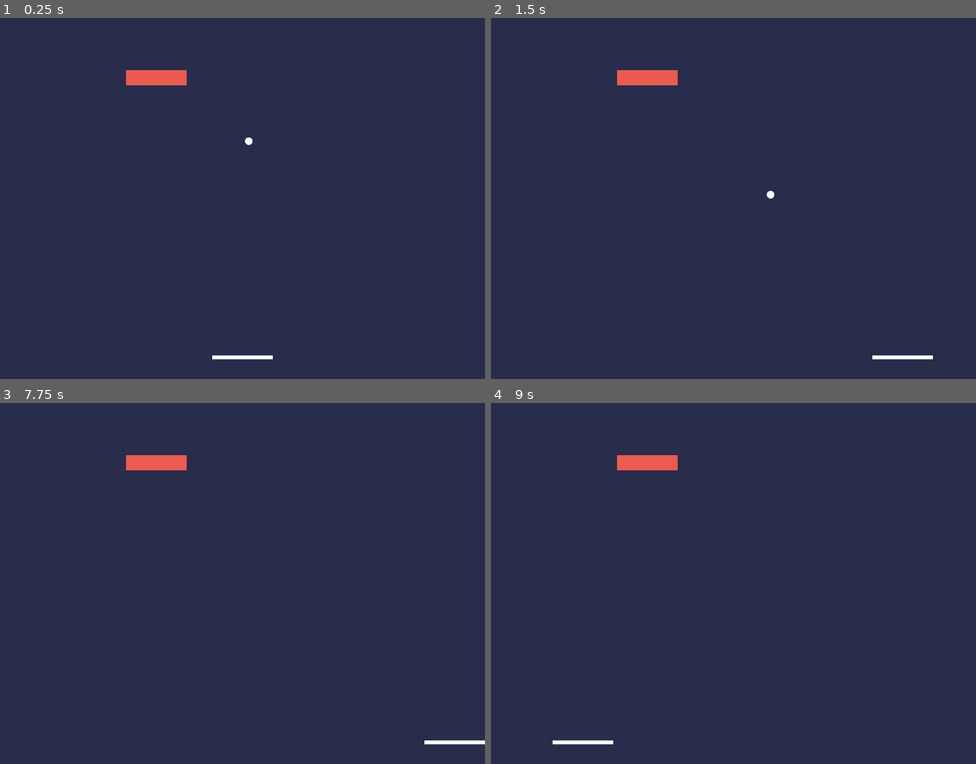
Above: before the commit, frames 1-4 (two rows, left to right).
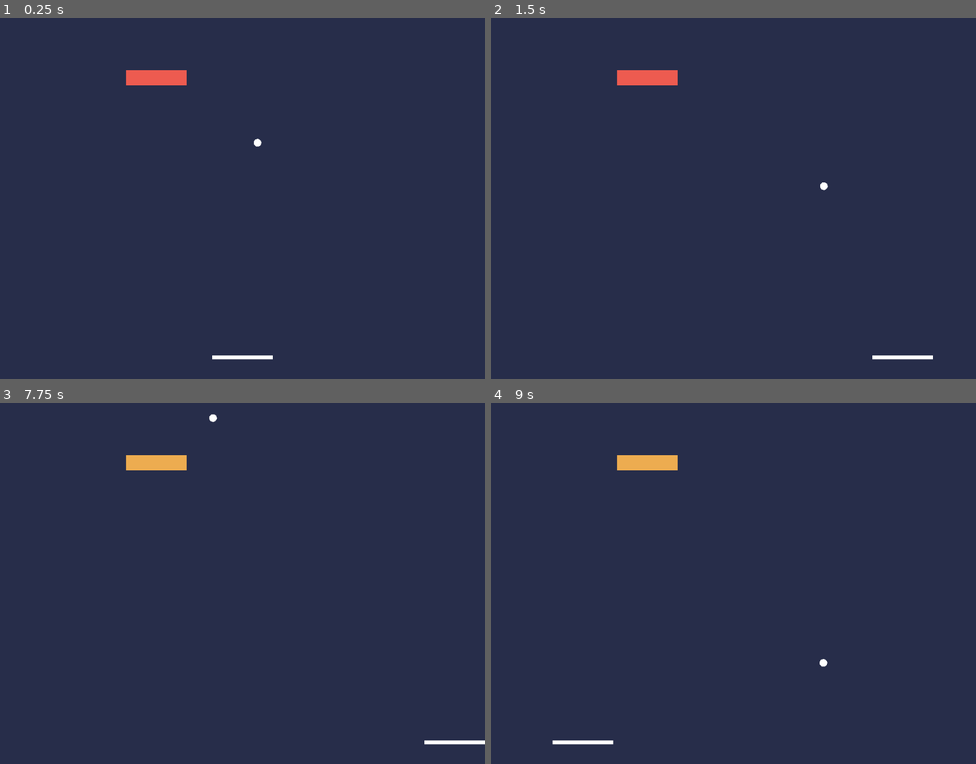
Above: after the commit, the same moments.

Repository: nbetts/MyBreakout
Game: Godot game, scene res://Game.tscn
The game is run twice, just before and just after one commit, with the same random seed, the same clock (stepped at 60 frames per second) and the same inputs.
Inputs:
- Up to frame 1 (0.25 s): no input
- Up to frame 2 (1.5 s): hold Right (ui_right) 0.53-1.28 s; hold Left (ui_left) from 1.28 s (still down)
- Up to frame 3 (7.75 s): release Left (ui_left) at 2.03 s; hold Right (ui_right) 2.03-3.53 s; tap Enter at 2.75, 7.25 s; tap Space at 3.5 s; hold Left (ui_left) 3.53-5.78 s; hold Right (ui_right) from 5.78 s (still down)
- Up to frame 4 (9 s): release Right (ui_right) at 8.03 s; hold Left (ui_left) from 8.03 s (still down)

The runs differ from the first frame. In frame 1, less than 0.1% of the frame differs, in the area x 50-54%, y 33-36%; in frame 2, less than 0.1%; in frame 3, 0.6%, in the area x 26-45%, y 3-19%; in frame 4, 0.6%.

Commit message:
use static body for brick

Diff:
--- a/entities/ball/Ball.gd
+++ b/entities/ball/Ball.gd
@@ -5,13 +5,14 @@
 
 var speed = initial_speed
 var direction = Vector2()
+var damage = 1
 
 #onready var paddleSound = $PaddleSound
 #onready var wallSound = $WalSound
 #onready var brickSound = $brickSound
 
 func set_start_direction():
-	direction = Vector2(rand_range(-0.2, 0.2), -1).normalized() * speed
+	direction = Vector2(rand_range(-0.5, 0.5), -1).normalized() * speed
 
 
 func _physics_process(delta):
@@ -27,6 +28,8 @@
 
 			direction = Vector2(x, direction.y).normalized() * speed
 		#	$SoundRacket.play()
+		elif collision.collider.is_in_group("brick"):
+			collision.collider.take_hit(damage)
 		#else:
 		#	$SoundWall.play()
 
--- a/entities/brick/Brick.gd
+++ b/entities/brick/Brick.gd
@@ -1,4 +1,4 @@
-extends Area2D
+extends StaticBody2D
 
 signal died
 
@@ -12,19 +12,18 @@
 
 func update_color():
 	match health:
-		8: polygon.color = '#51ee8b'
-		7: polygon.color = '#e551ee'
-		6: polygon.color = '#cfee51'
+		7: polygon.color = '#7b51ee'
+		6: polygon.color = '#e551ee'
 		5: polygon.color = '#ee5c51'
-		4: polygon.color = '#51dfee'
-		3: polygon.color = '#7b51ee'
-		2: polygon.color = '#eead51'
-		1: polygon.color = '#51ee66'
+		4: polygon.color = '#eead51'
+		3: polygon.color = '#cfee51'
+		2: polygon.color = '#51ee8b'
+		1: polygon.color = '#51dfee'
 		_: polygon.color = '#000000'
 
 
-func _on_Brick_body_entered(body):
-	health -= 1
+func take_hit(damage):
+	health -= damage
 	if health > 0:
 		update_color()
 	else:
--- a/entities/brick/Brick.tscn
+++ b/entities/brick/Brick.tscn
@@ -5,10 +5,9 @@
 [sub_resource type="RectangleShape2D" id=1]
 extents = Vector2( 64, 16 )
 
-[node name="Brick" type="Area2D" groups=[
+[node name="Brick" type="StaticBody2D" groups=[
 "brick",
 ]]
-space_override = 1
 script = ExtResource( 1 )
 
 [node name="CollisionShape2D" type="CollisionShape2D" parent="."]
@@ -18,4 +17,3 @@
 scale = Vector2( 1.33333, 1 )
 color = Color( 0.317647, 0.933333, 0.545098, 1 )
 polygon = PoolVector2Array( -48, -16, 48, -16, 48, 16, -48, 16, -48, -16 )
-[connection signal="body_entered" from="." to="." method="_on_Brick_body_entered"]
--- a/entities/field/Field.gd
+++ b/entities/field/Field.gd
@@ -7,11 +7,13 @@
 var ball: Ball
 
 func _ready():
+	randomize()
 	place_ball()
 
 
 func _on_Floor_body_entered(body):
 	emit_signal("ball_fell_through_floor")
+	ball.reset()
 
 
 func place_ball():
